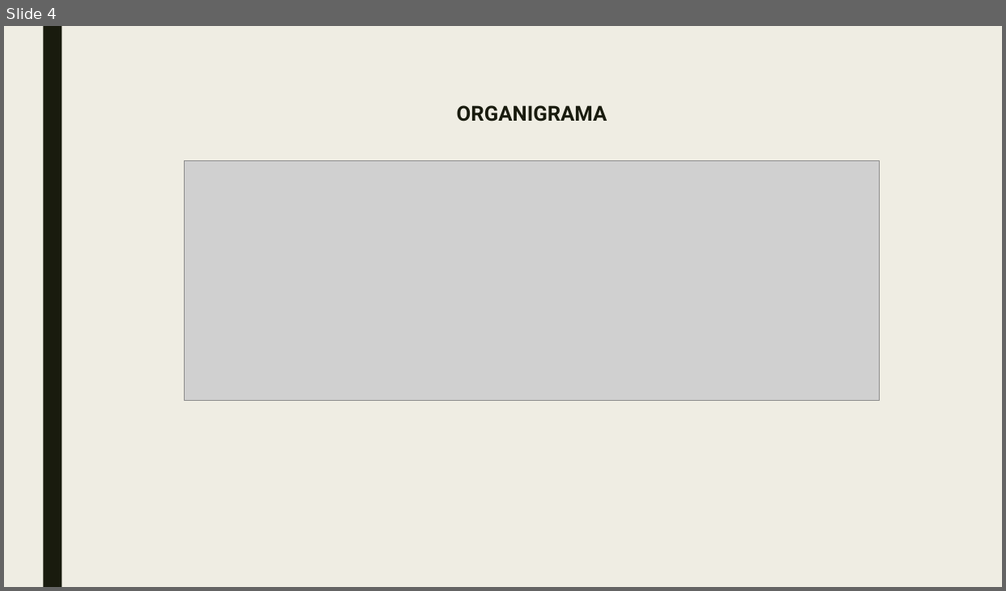
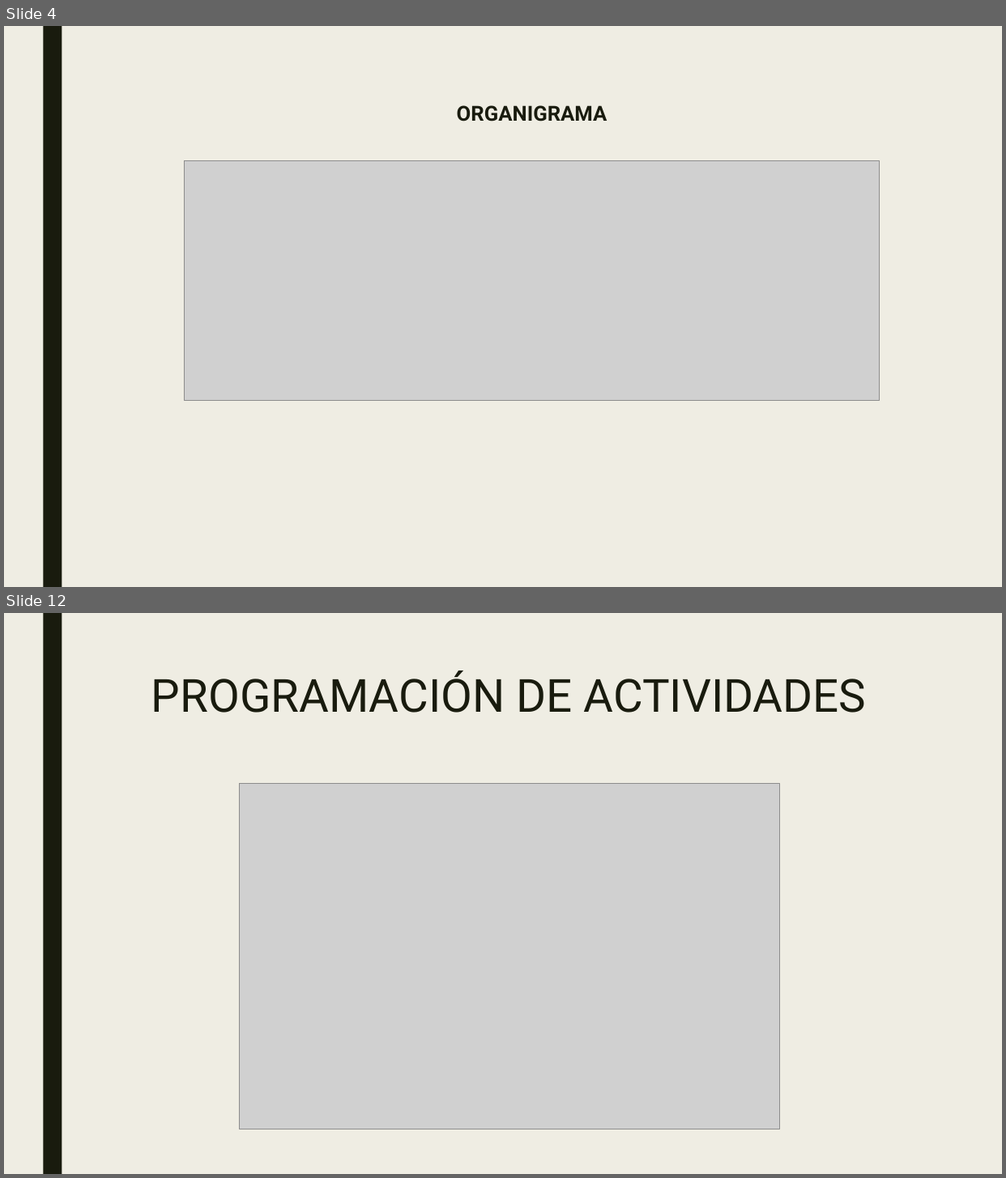
Before and after one commit to SM-ROOT/SM-ROOT, a slide deck: 9°A/Integradora/diapositiva/SM-ROOT_APPMO-SP.pptx. Shown one above the other, each under a label of ours: slide 4 before the commit, slides 4 and 12 after it; the slides between them are not shown. The pictures are 1006x591 and 1006x1178 pixels, drawn with LibreOffice and Linux fonts; fonts in the diff are those of the drawing; grey boxes stand for pictures. Boxes give left, top, right and bottom in pixels: in the first picture for what was removed or moved away, otherwise in the second. Text is boxed around its words. In the diff, an @@ line names an element or a change of style, - is before the commit and + after.

```diff
--- a/9°A/Integradora/diapositiva/SM-ROOT_APPMO-SP.pptx
+++ b/9°A/Integradora/diapositiva/SM-ROOT_APPMO-SP.pptx
@@ slide 12 added at [4, 613, 1002, 1174], background #EFEDE3; not listed: 1 template element that a slide beside it also shows @@
@@ title added at [151, 671, 867, 713], 44 pt, text #191B0E @@
+PROGRAMACIÓN DE ACTIVIDADES
@@ picture added at [239, 783, 780, 1129] @@
```
Also in this commit, not shown: 2 slides changed, 16 other slides added, 1 slide removed, 3 other files.
